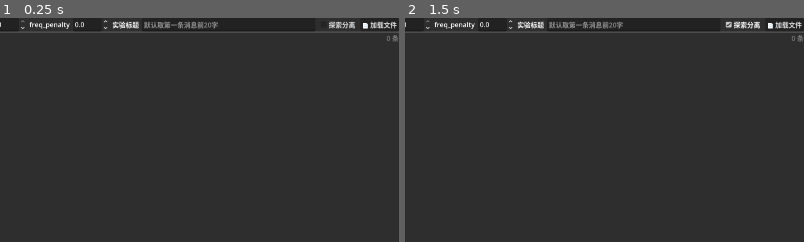
Above: before the commit, frames 1-2 (left to right).
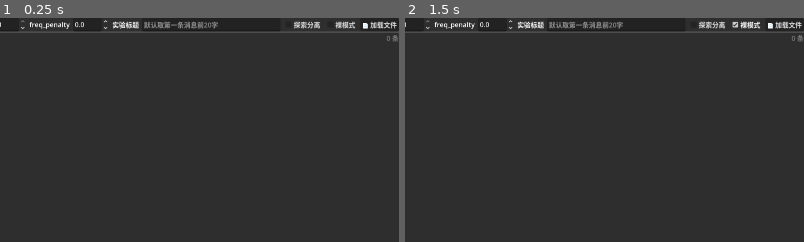
Above: after the commit, the same moments.

Repository: fkyah3/experiment-console
Game: Godot game, scene res://scenes/ExperimentPanel.tscn
The game is run twice, just before and just after one commit, with the same random seed, the same clock (stepped at 60 frames per second) and the same inputs.
Inputs (mouse positions are % of the whole screen's width and height, from its top left):
- Up to frame 1 (0.25 s): no input
- Up to frame 2 (1.5 s): click (50, 96) at 0.52 s; type "12" at 0.6 s; click "探索分离" (after the commit: "裸模式") at 1.25 s
The pictures show only the part of the screen within x 50-100%, y 0-50%; the shares and areas given below are measured in that part.

The runs differ from the first frame. In frame 1, 0.3% of the frame differs, in the area x 73-89%, y 1-5%; in frame 2, 0.4%.

Commit message:
feat: 裸模式 — 不传工具定义，纯 LLM 回复

Diff:
--- a/scripts/BatchRunner.gd
+++ b/scripts/BatchRunner.gd
@@ -28,6 +28,7 @@
 var _workspace_path: String = ""
 var _tc_max_rounds: int = 50
 var _explore_separate: bool = false
+var _bare_mode: bool = false
 
 var _max_concurrency: int = 5
 var _parent_node: Node
@@ -54,7 +55,8 @@
 	workspace_path: String = "",
 	tc_max_rounds: int = 50,
 	concurrency: int = 5,
-	explore_separate: bool = false
+	explore_separate: bool = false,
+	bare_mode: bool = false
 ) -> void:
 	_model = model
 	_thinking = thinking
@@ -66,6 +68,7 @@
 	_workspace_path = workspace_path
 	_tc_max_rounds = tc_max_rounds
 	_explore_separate = explore_separate
+	_bare_mode = bare_mode
 	_total = count
 	_done = 0
 	_failed = 0
@@ -145,7 +148,7 @@
 
 func _send_worker(wd: Dictionary) -> void:
 	var tools: Array = []
-	if wd.round < _tc_max_rounds:
+	if not _bare_mode and wd.round < _tc_max_rounds:
 		tools = APIBuilder.build_tools()
 
 	var api_messages := APIBuilder.build_api_messages(wd.messages)
--- a/scripts/ExperimentPanel.gd
+++ b/scripts/ExperimentPanel.gd
@@ -34,6 +34,7 @@
 var _top_p: float = 1.0
 var _frequency_penalty: float = 0.0
 var _explore_separate: bool = false
+var _bare_mode: bool = false
 
 var _sub_agent_messages: Array = []
 var _sub_agent_round: int = 0
@@ -136,6 +137,13 @@
 	var hbox := get_node_or_null("VBox/ParamsPanel/ParamsHBox")
 	if hbox:
 		hbox.add_child(explore_cb)
+
+	var bare_cb := CheckBox.new()
+	bare_cb.text = "裸模式"
+	bare_cb.tooltip_text = "不传工具定义，纯 LLM 回复"
+	bare_cb.button_pressed = _bare_mode
+	bare_cb.toggled.connect(func(on: bool): _bare_mode = on)
+	hbox.add_child(bare_cb)
 
 	var load_btn := Button.new()
 	load_btn.text = "📄 加载文件"
@@ -577,7 +585,7 @@
 
 func _do_send() -> void:
 	var tools: Array = []
-	if _tc_round < _tc_max_rounds:
+	if not _bare_mode and _tc_round < _tc_max_rounds:
 		tools = APIBuilder.build_tools()
 
 	var msgs_to_send := APIBuilder.build_api_messages(_model_data.messages)
@@ -1236,7 +1244,8 @@
 		_model, _thinking, _effort, _max_tokens, _temperature,
 		_top_p, _frequency_penalty,
 		_config.workspace_path, actual_max_rounds,
-		_config.batch_concurrency, _explore_separate
+		_config.batch_concurrency, _explore_separate,
+		_bare_mode
 	)
 
 
